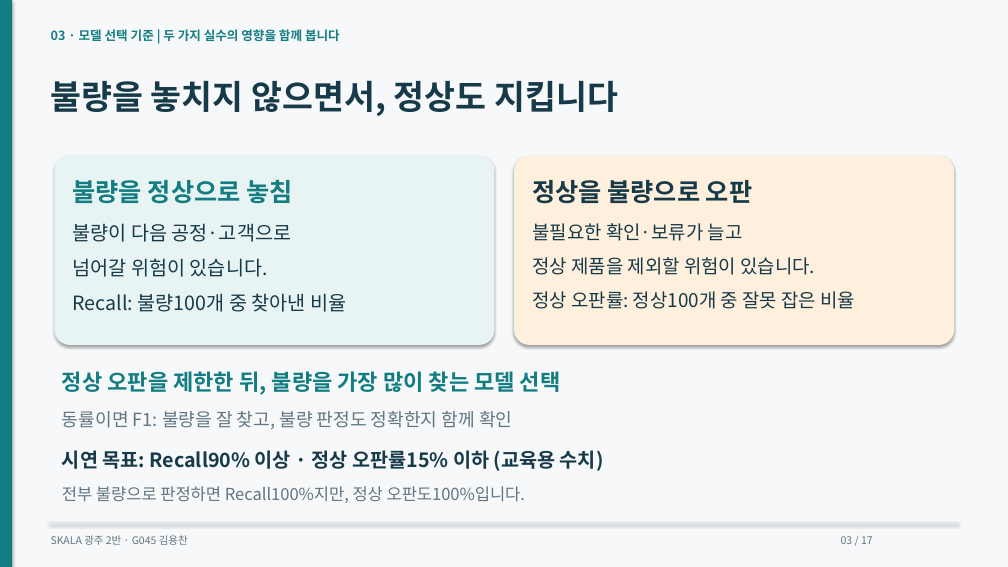
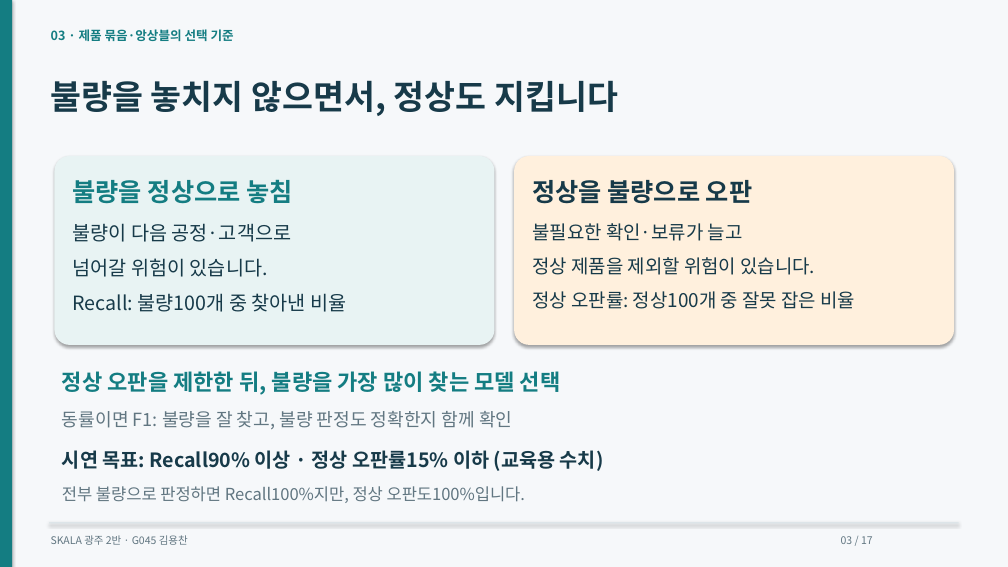
Before and after one commit to dragonchan95/Semiconductor-AI-Agent, a slide deck: slide 3 of docs/G045_Semiconductor_Agent.pptx. Drawn at 1008x567 pixels with LibreOffice and Linux fonts; fonts in the diff are those of the drawing. Boxes give left, top, right and bottom in pixels: in the first picture for what was removed or moved away, otherwise in the second. Text is boxed around its words. In the diff, an @@ line names an element or a change of style, - is before the commit and + after.

```diff
--- a/docs/G045_Semiconductor_Agent.pptx
+++ b/docs/G045_Semiconductor_Agent.pptx
@@ text at (x1=51, y1=29, x2=234, y2=41): text changed @@
-03 · 모델 선택 기준 | 두 가지 실수의 영향을 함께 봅니다
+03 · 제품 묶음·앙상블의 선택 기준
```
Also in this commit, not shown: 13 other slides changed, 1 slide added, 1 slide removed, 15 other files.
